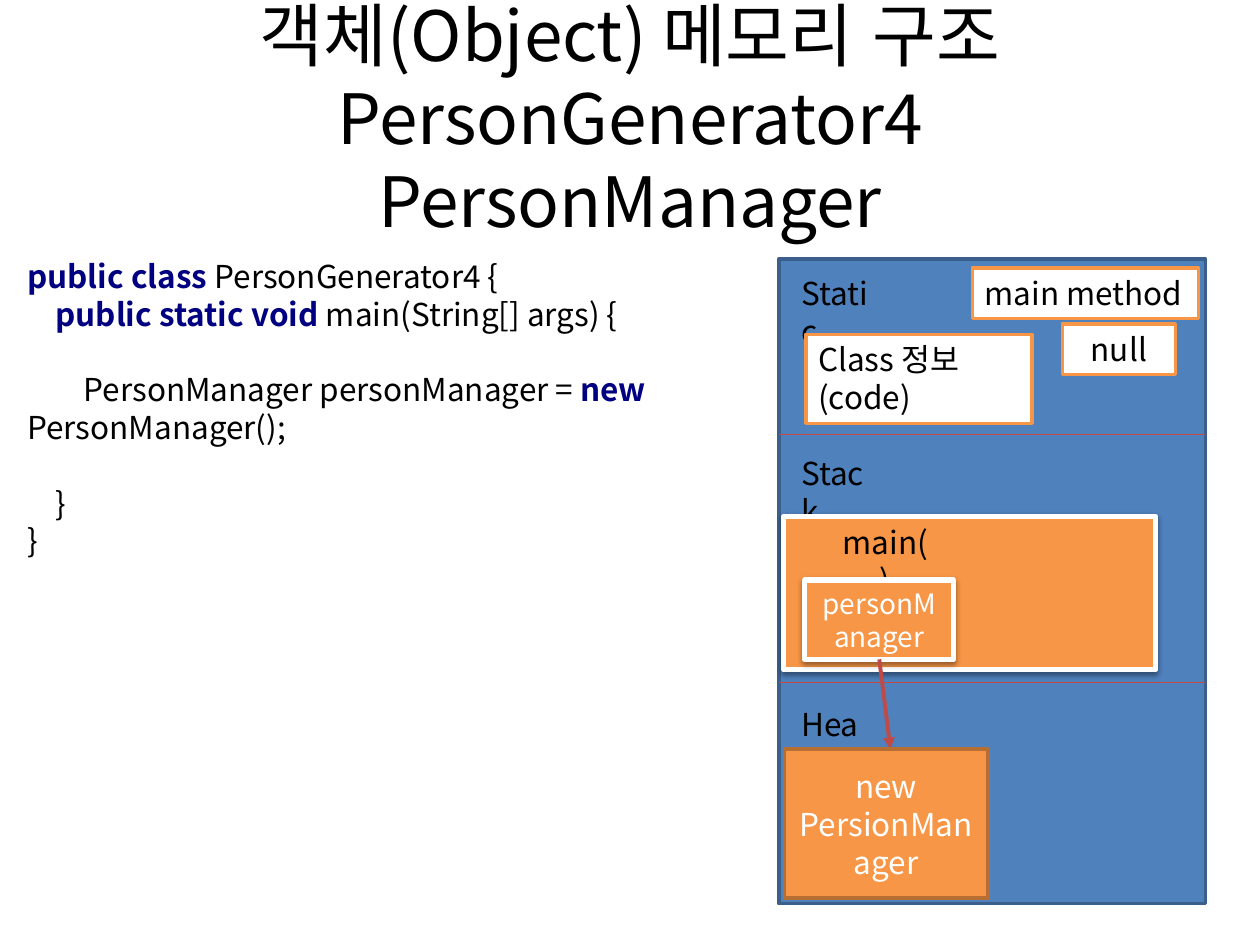
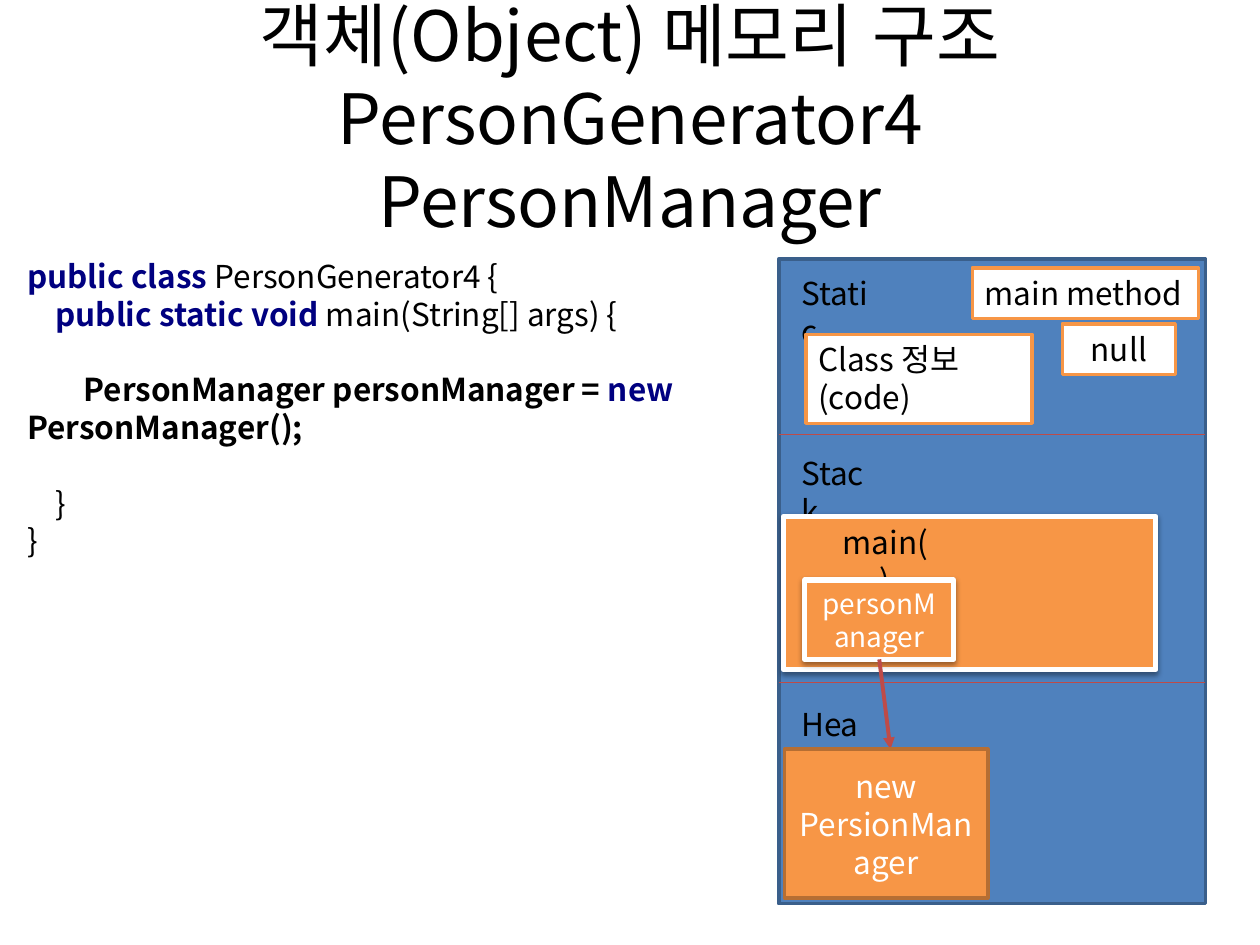
Before and after one commit to terdong/JavaStudyForAcademyStudent2, a slide deck: slide 34 of ppt/day7_day8__day9_Class.pptx. Drawn at 1260x945 pixels with LibreOffice and Linux fonts; fonts in the diff are those of the drawing. Boxes give left, top, right and bottom in pixels: in the first picture for what was removed or moved away, otherwise in the second. Text is boxed around its words. In the diff, an @@ line names an element or a change of style, - is before the commit and + after.

Commit message:
클래스 객체 다루기 Scanner 생성 및 사용법

```diff
--- a/ppt/day7_day8__day9_Class.pptx
+++ b/ppt/day7_day8__day9_Class.pptx
@@ text "public class PersonGenerator4 { public ..." at (x1=27, y1=262, x2=674, y2=447): bold on in "PersonManager personManager = PersonManager();" @@
```
Also in this commit, not shown: 1 other slide changed, 5 slides added, 7 other files.
